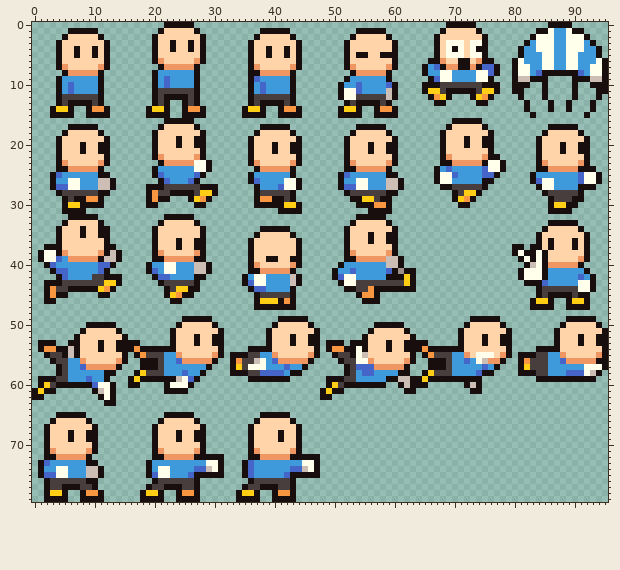
A sprite sheet gets an edit: Assets/Sprites/Gunner_Armless.png. The picture above was drawn from the file before the commit.
The file is 96x80 pixels.
After:
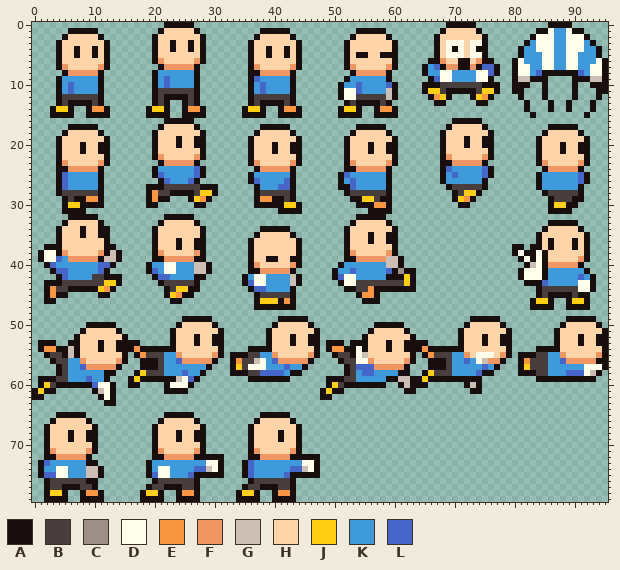
Palette (. is transparent): A #190e0e  B #483e3e  C #9d8e87  D #ffffeb  E #f89642  F #ef9662  G #ccbeb4  H #ffd4a8  J #ffce15  K #3e9ada  L #4665c8
The exact change:
y 22: x 77 A -> .
y 23: x 27..29 DDA -> A..; x 76..78 DDA -> ...
y 24: x 27..29 DDA -> LA.; x 67..68 AK -> .A; x 76..78 DDA -> A..; x 84 A -> .; x 92..93 AA -> ..
y 25: x 3..5 ALK -> .AL; x 12 A -> .; x 60 A -> .; x 67..69 ADD -> .AK; x 76..77 LA -> A.; x 83..84 AK -> .A; x 92..94 DDA -> A..
y 26: x 3..7 AKKDD -> .ALKK; x 11..13 GGA -> A..; x 42..44 DDA -> LA.; x 53..55 KDD -> LKK; x 59..61 GGA -> A..; x 67..69 ADD -> .AK; x 76 A -> .; x 83..86 ALDD -> .AKK; x 92..94 DDA -> A..
y 27: x 3..4 AL -> .A; x 6..7 DD -> KK; x 11..13 GGA -> A..; x 42..44 DDA -> LA.; x 52 L -> A; x 54..55 DD -> KK; x 59..61 GGA -> A..; x 68 A -> .; x 85..86 DD -> KK; x 92..93 AA -> ..
y 28: x 12 A -> .; x 60 A -> .
Pixel boxes of the changes (left, top, right, bottom) in both pictures:
changed: (488, 154, 554, 190)
changed: (194, 160, 212, 172)
changed: (434, 166, 452, 190)
changed: (584, 166, 602, 190)
changed: (50, 172, 116, 196)
changed: (344, 172, 404, 196)
changed: (284, 178, 302, 190)
